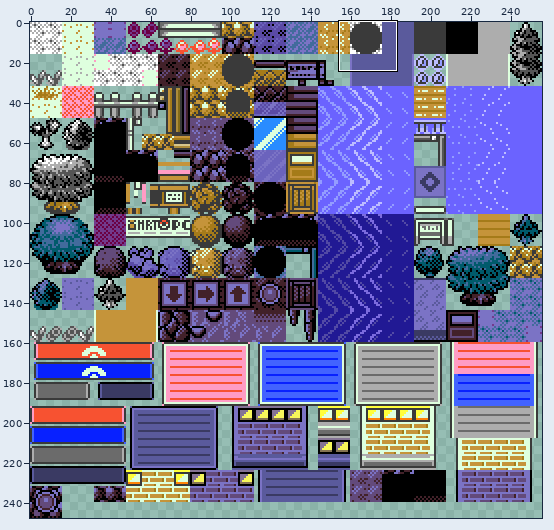
Two states of a sprite sheet, Pokemon Brown 3D/Content/Textures/Outside.png. Above: a wide view before the commit, with the close-up outlined.
Close-up. Before the edit:
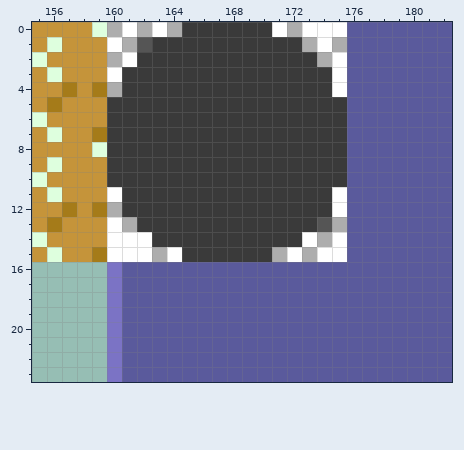
The file is 256x248 pixels. Colours within 5 levels of each other are drawn and written as one. Shown: x 155..182, y 0..23.
The result:
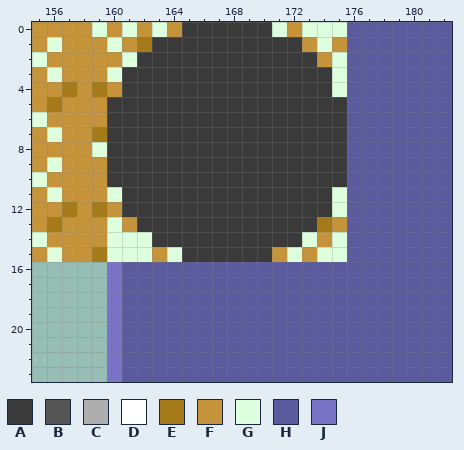
Palette (. is transparent): A #3a3a3a  B #555555  C #adadad  D #ffffff  E #a57b19  F #c5943a  G #deffde  H #5a5a9c  J #7b73c5
Diff:
Changed rows in their new state; - is an unchanged pixel.
first column x 160:
 0 FGFGF------GFGGG
 1 GFE----------FGF
 2 FG------------FG
 3 G--------------G
 4 F--------------G
first column x 160:
11 G--------------G
12 F--------------G
13 GF------------EF
14 GGG----------GFG
15 GGGFG------FGFGG
Where, in picture pixels (left, top, right, bottom), the same in both close-ups:
changed: (107, 22, 182, 97)
changed: (272, 22, 347, 97)
changed: (107, 187, 182, 262)
changed: (272, 187, 347, 262)
